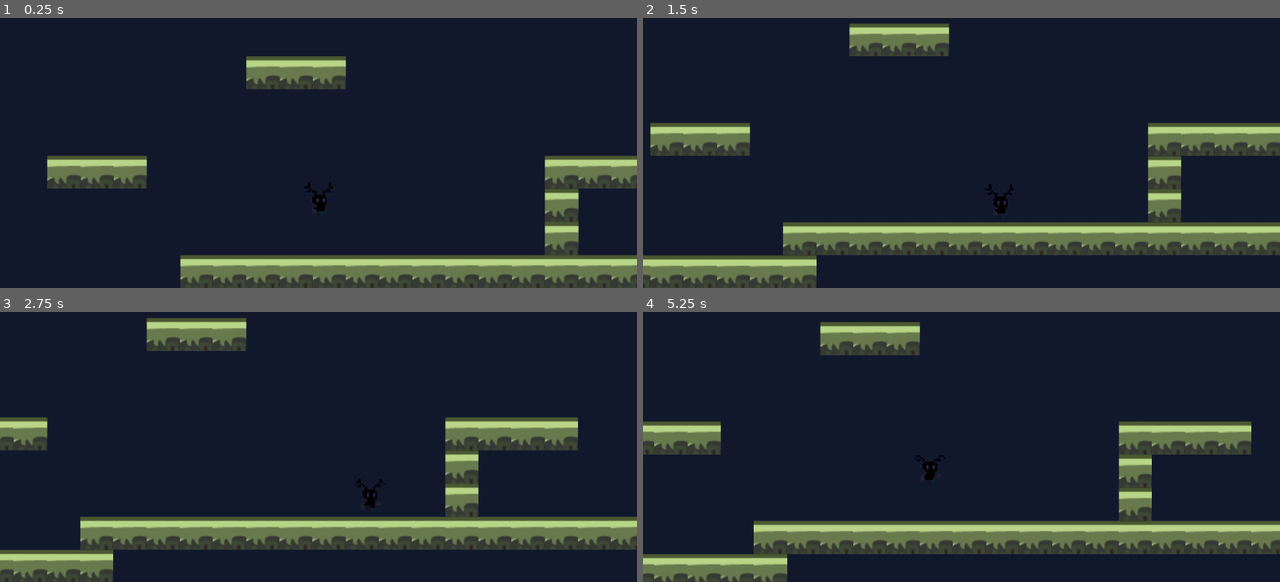
Above: before the commit, frames 1-4 (two rows, left to right).
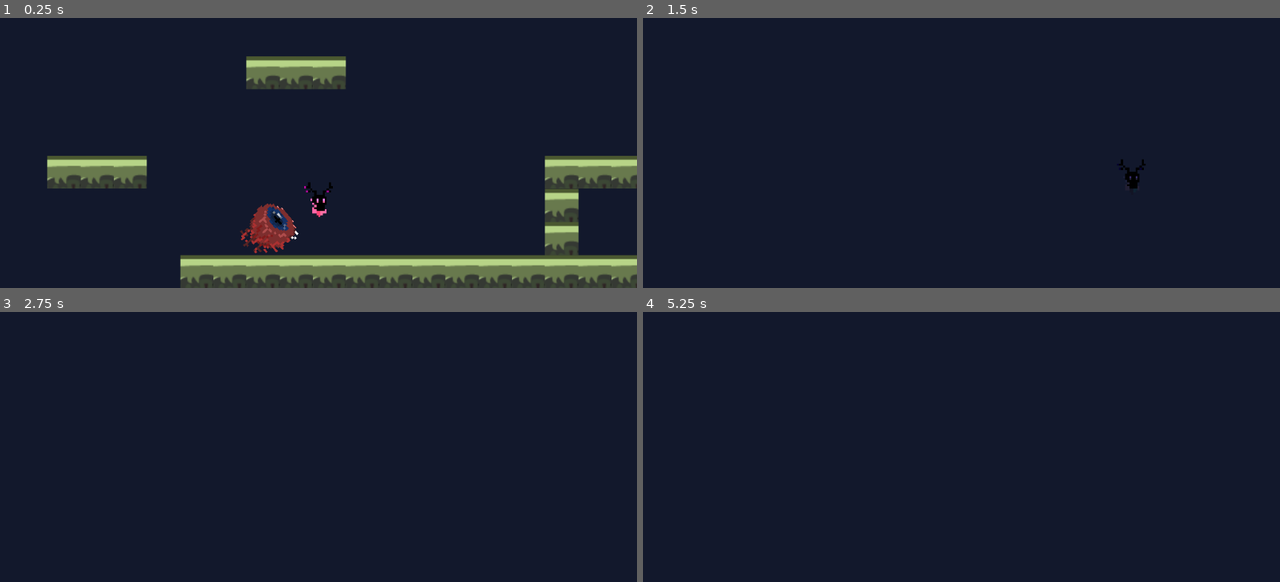
Above: after the commit, the same moments.

Repository: RPI-GameJamTeam/GodotProject
Game: Godot game, scene res://temp_test.tscn
Two runs of this game, one before a commit and one after it. Both use one fixed random seed, a clock stepped at 60 frames per second and the inputs below. This scene is started directly instead of the project's main scene.
Inputs:
- Up to frame 1 (0.25 s): no input
- Up to frame 2 (1.5 s): hold D (right) 0.53-1.28 s; tap Shift (dash) at 0.6, 1.35 s; tap Space (jump) at 0.77 s; hold S (down) from 1.28 s (still down)
- Up to frame 3 (2.75 s): tap Space (jump) at 1.52 s; release S (down) at 2.03 s; hold D (right) from 2.03 s (still down); tap Shift (dash) at 2.1 s
- Up to frame 4 (5.25 s): release D (right) at 2.78 s; hold W (up) 2.78-3.53 s; tap Shift (dash) every 0.75 s from 2.85 to 5.1 s; tap Space (jump) at 3.02, 3.77, 4.52 s; hold A (left) 3.53-5.03 s; hold S (down) from 5.03 s (still down)

The runs differ from the first frame. In frame 1, 1.1% of the frame differs, in the area x 37-52%, y 62-88%; in frame 2, 21%, in the area x 0-100%, y 2-100%; in frame 3, 20%; in frame 4, 20%.

Commit message:
add raycast to enemy

Diff:
--- a/Game Jam/Scenes/Enemy.tscn
+++ b/Game Jam/Scenes/Enemy.tscn
@@ -6,12 +6,16 @@
 
 [sub_resource type="CircleShape2D" id=1]
 
+[sub_resource type="RectangleShape2D" id=2]
+extents = Vector2( 24.1405, 10 )
+
 [node name="Enemy" type="KinematicBody2D"]
 scale = Vector2( 2, 2 )
 script = ExtResource( 2 )
 
 [node name="AnimatedSprite" parent="." instance=ExtResource( 1 )]
 animation = "idle"
+frame = 8
 
 [node name="Light2D" type="Light2D" parent="AnimatedSprite"]
 position = Vector2( 48.5539, 1.11362 )
@@ -21,3 +25,28 @@
 
 [node name="CollisionShape2D" type="CollisionShape2D" parent="."]
 shape = SubResource( 1 )
+
+[node name="CheckPlayer" type="Area2D" parent="."]
+collision_layer = 2
+collision_mask = 4
+
+[node name="collision" type="CollisionShape2D" parent="CheckPlayer"]
+position = Vector2( 33.8541, 1.27918 )
+shape = SubResource( 2 )
+
+[node name="RayCast2D" type="RayCast2D" parent="."]
+position = Vector2( 10.6714, -5.98906 )
+rotation = -1.57079
+enabled = true
+cast_to = Vector2( 0, 40 )
+collision_mask = 4
+
+[node name="RayCast2D2" type="RayCast2D" parent="."]
+position = Vector2( 10.004, 6.85877 )
+rotation = -1.57079
+enabled = true
+cast_to = Vector2( 0, 40 )
+collision_mask = 4
+
+[connection signal="body_entered" from="CheckPlayer" to="." method="_on_CheckPlayer_body_entered"]
+[connection signal="body_exited" from="CheckPlayer" to="." method="_on_CheckPlayer_body_exited"]
--- a/Game Jam/Scripts/Enemy.gd
+++ b/Game Jam/Scripts/Enemy.gd
@@ -3,6 +3,9 @@
 enum State { IDLE, PATROL, CHASE }
 var state
 
+var ray_cast_rotating = 18
+
+var player_in_area : bool = false
 var patrolPoints
 
 const FLY_FORCE = 200
@@ -15,6 +18,7 @@
 	state = State.IDLE
 
 func _physics_process(delta):
+
 	var targetPoint = Vector2(1000, -1000)
 	var moveDir = (targetPoint - position).normalized()
 	var movement = moveDir * FLY_FORCE
@@ -42,3 +46,16 @@
 	velocity.y = clamp(velocity.y, -FLY_MAX_SPEED, FLY_MAX_SPEED)
 
 	velocity = move_and_slide(velocity, Vector2.UP)
+
+
+func _on_CheckPlayer_body_entered(body):
+	player_in_area = true
+
+
+func _on_CheckPlayer_body_exited(body):
+	player_in_area = false
+
+func _process(delta):
+	if player_in_area:
+		if $RayCast2D.is_colliding() or $RayCast2D2.is_colliding():
+			print('find it')
--- a/Game Jam/temp_test.tscn
+++ b/Game Jam/temp_test.tscn
@@ -1,7 +1,8 @@
-[gd_scene load_steps=3 format=2]
+[gd_scene load_steps=4 format=2]
 
 [ext_resource path="res://Scenes/Level.tscn" type="PackedScene" id=1]
 [ext_resource path="res://Scenes/Player.tscn" type="PackedScene" id=2]
+[ext_resource path="res://Scenes/Enemy.tscn" type="PackedScene" id=3]
 
 [node name="temp_test" type="Node2D"]
 
@@ -9,3 +10,6 @@
 
 [node name="Player" parent="." instance=ExtResource( 2 )]
 position = Vector2( -122.551, -68.1068 )
+
+[node name="Enemy" parent="." instance=ExtResource( 3 )]
+position = Vector2( -173.222, -22.7785 )
Not shown: 1 places in Game Jam/Scenes/Enemy.tscn that only renumber resources
